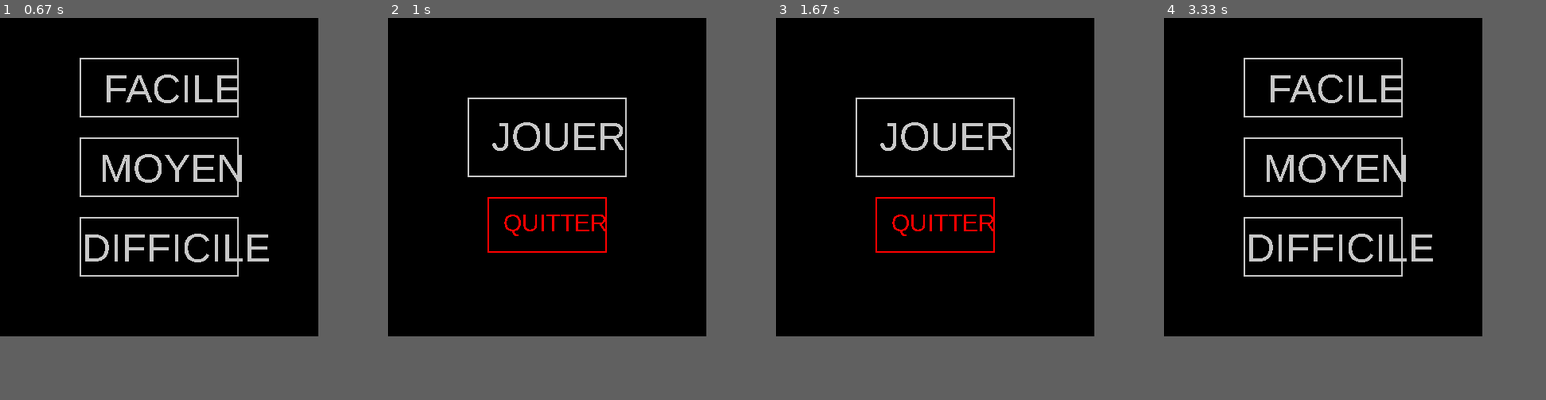
Above: before the commit, frames 1-4 (left to right).
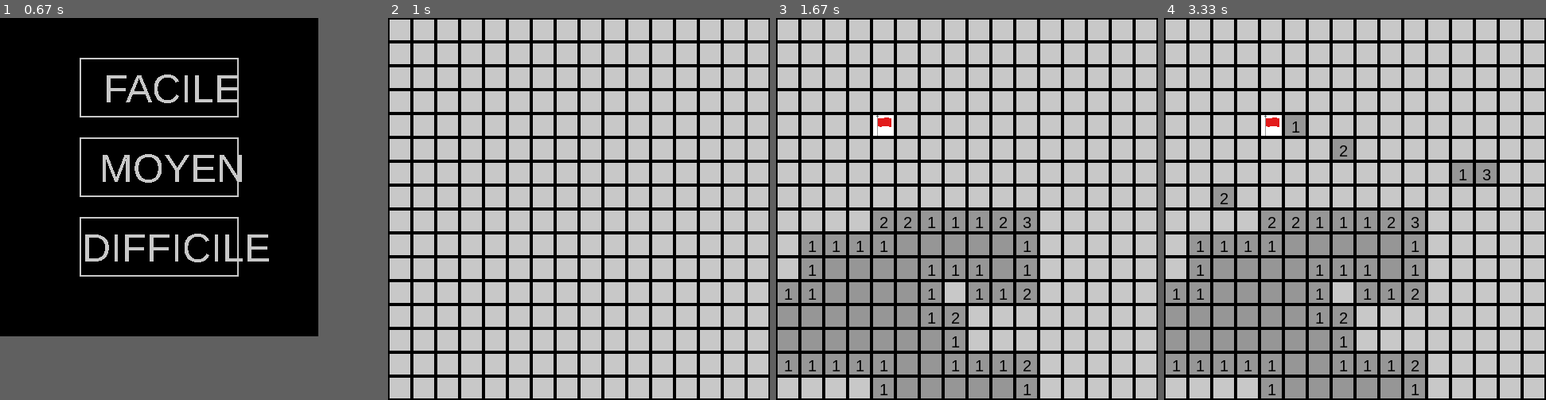
Above: after the commit, the same moments.

Repository: Raidened/demineur-python-g9
Game: pygame game, started from pygame_menus.py
Same seed, same stepped clock (60 frames per second), same inputs: the game is played once before the commit and once after it.
Inputs (mouse positions are in pixels of both pictures, inside the frame that each line leads up to):
- Up to frame 1 (0.67 s): click "JOUER" at 0.38 s
- Up to frame 2 (1 s): click (472, 178) at 0.72 s
- Up to frame 3 (1.67 s): click (848, 296) at 1.05 s; right-click (875, 132) at 1.38 s
- Up to frame 4 (3.33 s): click (1217, 197) at 1.72 s; click (1343, 144) at 2.05 s; click (1301, 128) at 2.38 s; click (1454, 174) at 2.72 s; click (1492, 178) at 3.05 s
In frame 2 the window is 400x400 before the commit and 480x480 after it. Grey fills any space a smaller window leaves; there, only what the larger window draws over its background counts as a difference.

Frame 1 is identical in both runs. In frame 2, 59% of the frame differs, in the area x 0-100%, y 0-100%; in frame 3, 66%; in frame 4, 65%.

Commit message:
fixes and flags

Diff:
--- a/pygame_grid.py
+++ b/pygame_grid.py
@@ -3,6 +3,9 @@
 import json
 import os
 from time import sleep
+
+
+
 
 class Grid:
     def __init__(self, rows, cols, mines, difficulty):
@@ -223,7 +226,6 @@
 
 
 def interface(nbcoln, nbline, table, game_instance):
-    from pygame_menus import startmenu
     """Interface principale pour afficher le jeu et gérer la logique de la partie."""
     WINDOW_HEIGHT = nbline * 30
     WINDOW_WIDTH = nbcoln * 30
@@ -236,6 +238,8 @@
 
 
     while running:
+
+
         screen.fill((0, 0, 0))
 
         # Affichage de la grille pendant la partie
@@ -299,6 +303,7 @@
                                         if restart_button.collidepoint(x, y):
                                             # Relancer le jeu en réinitialisant tout le processus
                                             running = False  # Quitter le jeu
+                                            from pygame_menus import startmenu
                                             startmenu()  # Redémarre le jeu
 
                                             waiting_for_action = False
@@ -352,6 +357,7 @@
                             if restart_button.collidepoint(x, y):
                                 # Relancer le jeu en réinitialisant tout le processus
                                 running = False  # Quitter le jeu
+                                from pygame_menus import startmenu
                                 startmenu()  # Redémarre le jeu
 
                                 waiting_for_action = False
--- a/pygame_menus.py
+++ b/pygame_menus.py
@@ -2,6 +2,7 @@
 from pygame_grid import Grid  # Importation de la classe Grid
 
 def startmenu():
+    print("Welcome to pygame menu")
     pygame.font.init()
     WINDOW_WIDTH = 400
     WINDOW_HEIGHT = 400
@@ -63,7 +64,6 @@
         screen.blit(text_diff, (103, 260))
 
 
-
         pygame.display.flip()
 
 
@@ -93,5 +93,4 @@
                         grid = Grid(30, 16, 99, difficulty)
                         grid.generate_grid()
                         interface(30, 16, grid.get_grid(), grid)
-
 startmenu()
